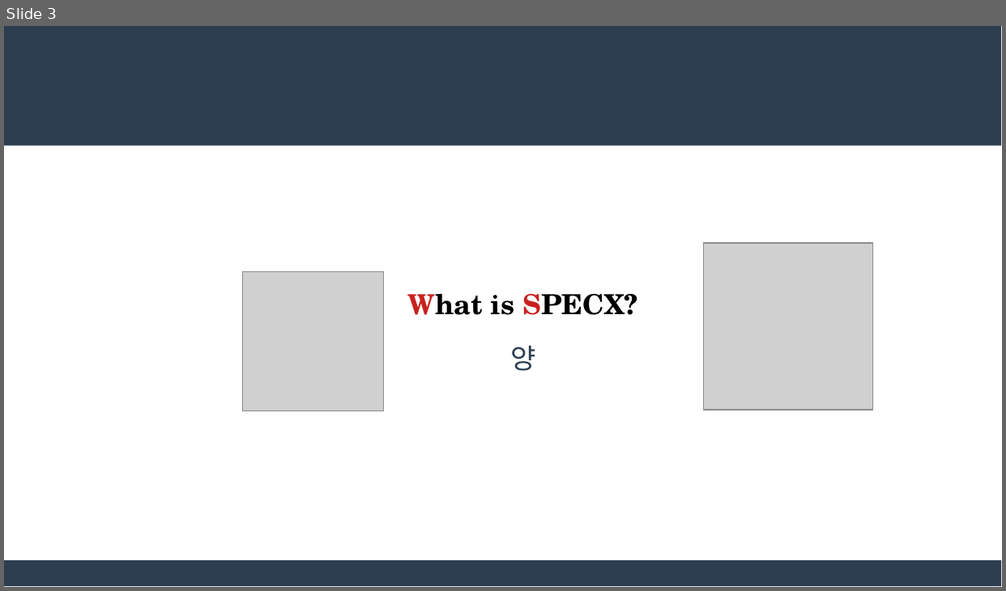
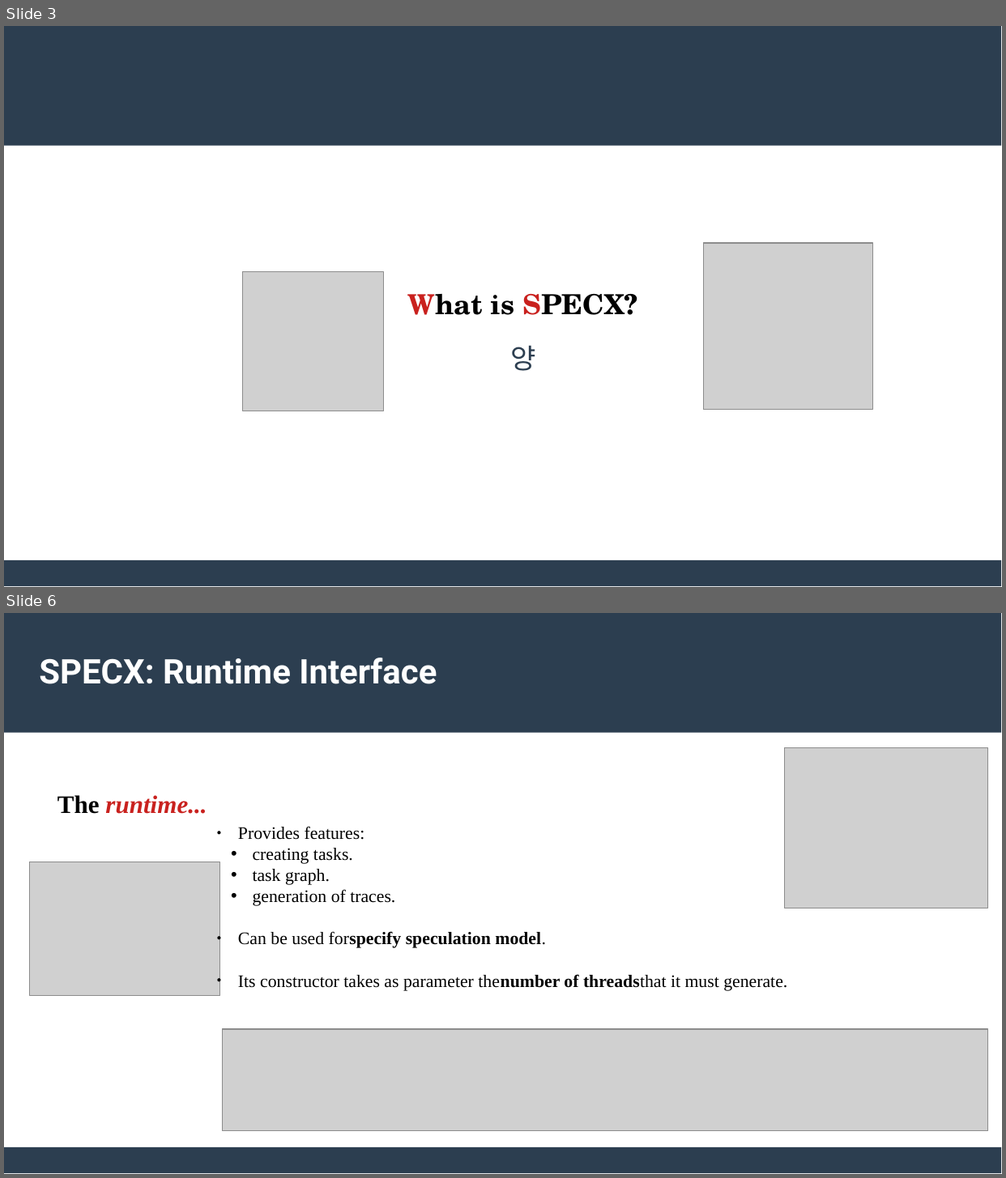
Before and after one commit to feelpp/parallel-programming, a slide deck: docs/modules/ROOT/assets/attachments/Session6_ParallelProgramming_Specx.pptx. Shown one above the other, each under a label of ours: slide 3 before the commit, slides 3 and 6 after it; the slides between them are not shown. The pictures are 1006x591 and 1006x1178 pixels, drawn with LibreOffice and Linux fonts; fonts in the diff are those of the drawing; grey boxes stand for pictures. Boxes give left, top, right and bottom in pixels: in the first picture for what was removed or moved away, otherwise in the second. Text is boxed around its words. In the diff, an @@ line names an element or a change of style, - is before the commit and + after.

Commit message:
Update ppt Specx

```diff
--- a/docs/modules/ROOT/assets/attachments/Session6_ParallelProgramming_Specx.pptx
+++ b/docs/modules/ROOT/assets/attachments/Session6_ParallelProgramming_Specx.pptx
@@ slide 6 added at (4, 613, 1002, 1174), background #FFFFFF; not listed: 2 template elements that a slide beside it also shows @@
@@ text added at (39, 658, 437, 684), 27 pt, text #FFFFFF, bold @@
+SPECX: Runtime Interface
@@ picture added at (785, 748, 988, 908) @@
@@ text added at (57, 795, 206, 814), 20 pt, text #C9211E, bold, italic @@
+The runtime...
@@ text added at (238, 826, 787, 991), 14 pt, text #000000 @@
+● Provides features:
+• creating tasks.
+• task graph.
+• generation of traces.
+● Can be used forspecify speculation model.
+● Its constructor takes as parameter thenumber of threadsthat it must generate.
@@ picture added at (29, 862, 219, 996) @@
@@ picture added at (222, 1029, 988, 1132) @@
```
Also in this commit, not shown: 8 slides changed, 3 other slides added, 1 slide removed, 1 other file.
